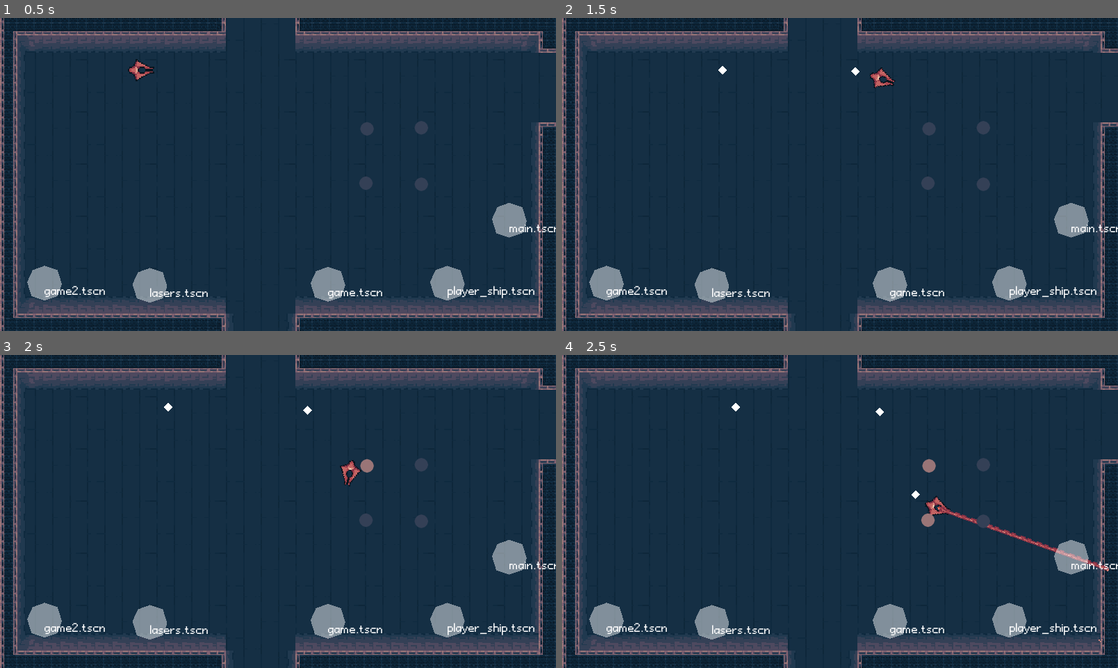
Above: before the commit, frames 1-4 (two rows, left to right).
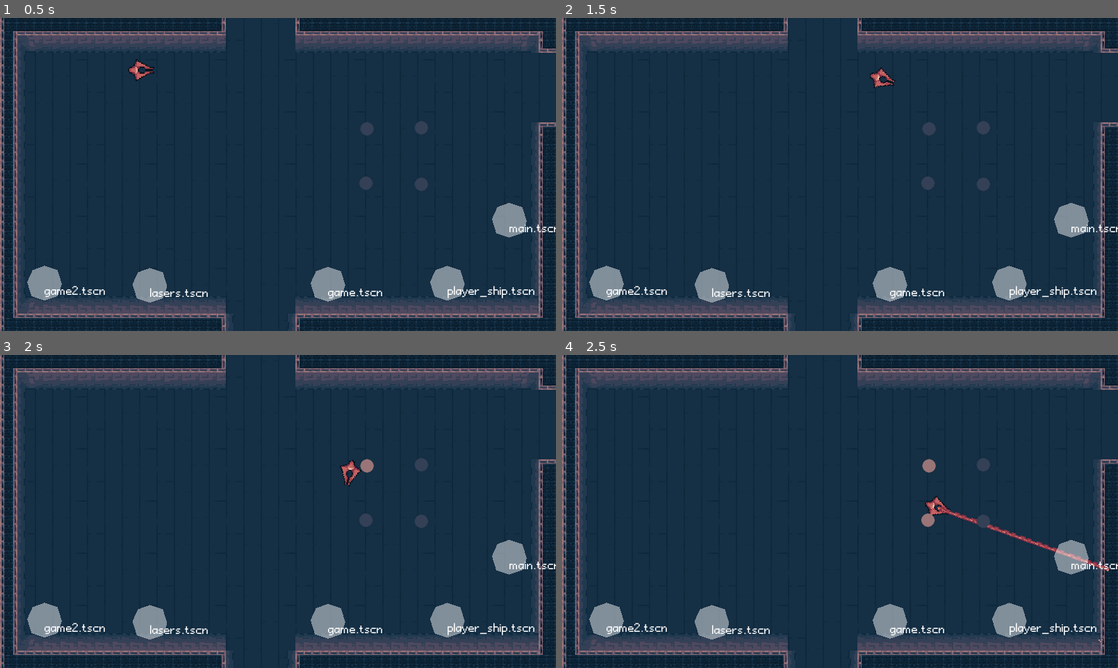
Above: after the commit, the same moments.

Repository: boukew99/godot_wild_jam_34
Game: Godot game, scene res://physics/2d/room/test_room.tscn
Same seed, same stepped clock (60 frames per second), same inputs: the game is played once before the commit and once after it.
Inputs (mouse positions are in pixels of both pictures, inside the frame that each line leads up to):
- Up to frame 1 (0.5 s): no input
- Up to frame 2 (1.5 s): tap Enter (ui_accept) at 0.5, 0.77 s; move the mouse to (962, 158) at 0.52 s; hold Right (move_right) 0.53-1.28 s; hold X (bomb) 0.53-1.28 s; click (962, 158) at 0.67 s; move the mouse to (728, 190) at 1.27 s; hold Down (move_down) from 1.28 s (still down); tap X (bomb) at 1.35 s
- Up to frame 3 (2 s): keep holding Down (move_down); tap Enter (ui_accept) at 1.52 s
- Up to frame 4 (2.5 s): move the mouse to (895, 442) at 2.02 s; release Down (move_down) at 2.03 s; hold Right (move_right) from 2.03 s (still down); hold Z (laser) from 2.03 s (still down); tap X (bomb) at 2.3 s

Frame 1 is identical in both runs. In frame 2, less than 0.1% of the frame differs, in the area x 28-54%, y 15-19%; in frame 3, less than 0.1%; in frame 4, less than 0.1%, in the area x 30-65%, y 15-46%.

Commit message:
bomb sfx and begin of space scene

Diff:
--- a/godot_wild_jam_34/physics/2d/object/bomb.gd
+++ b/godot_wild_jam_34/physics/2d/object/bomb.gd
@@ -1,5 +1,7 @@
 extends Steering
 
+func _ready():
+	$AudioStreamPlayer.play()
 func _physics_process(delta):
 	velocity = forward_steer(Vector2.ZERO, delta)
 	var collision = move_and_collide(velocity * delta)
--- a/godot_wild_jam_34/physics/2d/object/bomb.tscn
+++ b/godot_wild_jam_34/physics/2d/object/bomb.tscn
@@ -1,6 +1,8 @@
-[gd_scene load_steps=4 format=2]
+[gd_scene load_steps=6 format=2]
 
 [ext_resource path="res://physics/2d/object/bomb.gd" type="Script" id=1]
+[ext_resource path="res://audio/fx/bomb_drop.wav" type="AudioStream" id=2]
+[ext_resource path="res://audio/fx/bomb_explode.wav" type="AudioStream" id=3]
 
 [sub_resource type="CircleShape2D" id=1]
 radius = 4.0
@@ -45,6 +47,20 @@
 "update": 1,
 "values": [ false ]
 }
+tracks/3/type = "audio"
+tracks/3/path = NodePath("AudioStreamPlayer")
+tracks/3/interp = 1
+tracks/3/loop_wrap = true
+tracks/3/imported = false
+tracks/3/enabled = true
+tracks/3/keys = {
+"clips": [ {
+"end_offset": 0.0,
+"start_offset": 0.0,
+"stream": ExtResource( 3 )
+} ],
+"times": PoolRealArray( 0 )
+}
 
 [node name="Bomb" type="KinematicBody2D"]
 collision_layer = 4
@@ -58,6 +74,7 @@
 autostart = true
 
 [node name="Polygon2D" type="Polygon2D" parent="."]
+visible = false
 polygon = PoolVector2Array( 0, 4, 4, 0, 0, -4, -4, 0 )
 
 [node name="AnimationPlayer" type="AnimationPlayer" parent="."]
@@ -76,4 +93,7 @@
 damping = 42.63
 color = Color( 1, 0, 0, 1 )
 
+[node name="AudioStreamPlayer" type="AudioStreamPlayer2D" parent="."]
+stream = ExtResource( 2 )
+
 [connection signal="timeout" from="Detonate" to="." method="_on_Detonate_timeout"]
--- /dev/null
+++ b/godot_wild_jam_34/physics/2d/space.tscn
@@ -0,0 +1,21 @@
+[gd_scene load_steps=5 format=2]
+
+[ext_resource path="res://physics/2d/visibility_instancer.tscn" type="PackedScene" id=1]
+[ext_resource path="res://physics/2d/game2.tscn" type="PackedScene" id=2]
+[ext_resource path="res://physics/2d/object/player_ship.tscn" type="PackedScene" id=3]
+[ext_resource path="res://audio/music/theme_part2.ogg" type="AudioStream" id=4]
+
+[node name="Space" type="Node2D"]
+
+[node name="PlayerShip" parent="." instance=ExtResource( 3 )]
+
+[node name="Camera2D" type="Camera2D" parent="PlayerShip"]
+current = true
+
+[node name="VisibilityInstancer" parent="." instance=ExtResource( 1 )]
+position = Vector2( 1370.75, 300.5 )
+scale = Vector2( 98.725, 59.05 )
+scene = ExtResource( 2 )
+
+[node name="AudioStreamPlayer" type="AudioStreamPlayer" parent="."]
+stream = ExtResource( 4 )
--- /dev/null
+++ b/godot_wild_jam_34/physics/2d/visibility_instancer.gd
@@ -0,0 +1,11 @@
+extends VisibilityNotifier2D
+
+
+export(PackedScene) var scene
+
+func _on_VisibilityInstancer_screen_entered():
+	add_child(scene.instance())
+
+
+func _on_VisibilityInstancer_screen_exited():
+	get_child(0).queue_free()
--- /dev/null
+++ b/godot_wild_jam_34/physics/2d/visibility_instancer.tscn
@@ -0,0 +1,9 @@
+[gd_scene load_steps=2 format=2]
+
+[ext_resource path="res://physics/2d/visibility_instancer.gd" type="Script" id=1]
+
+[node name="VisibilityInstancer" type="VisibilityNotifier2D"]
+script = ExtResource( 1 )
+
+[connection signal="screen_entered" from="." to="." method="_on_VisibilityInstancer_screen_entered"]
+[connection signal="screen_exited" from="." to="." method="_on_VisibilityInstancer_screen_exited"]
